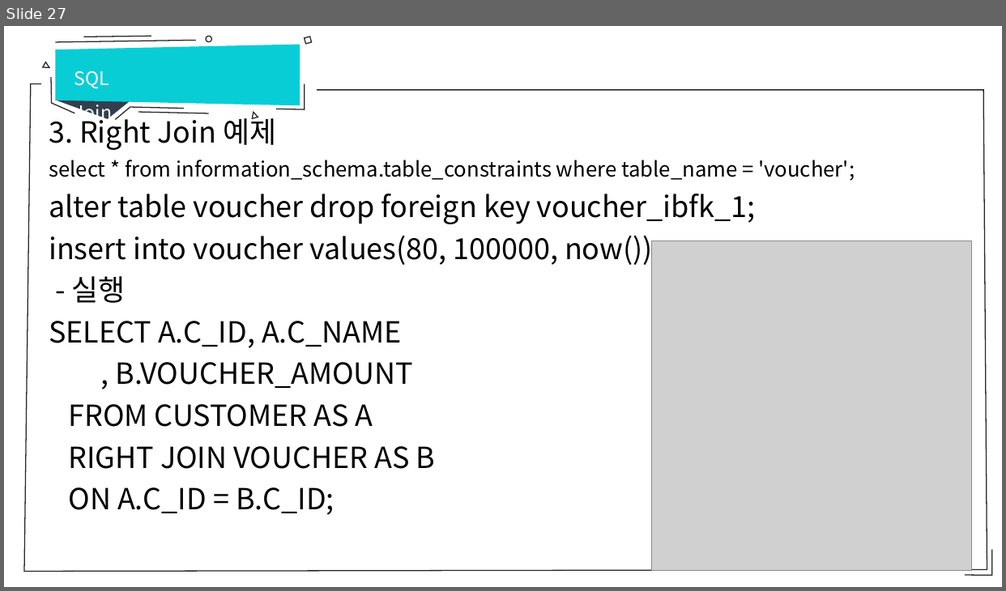
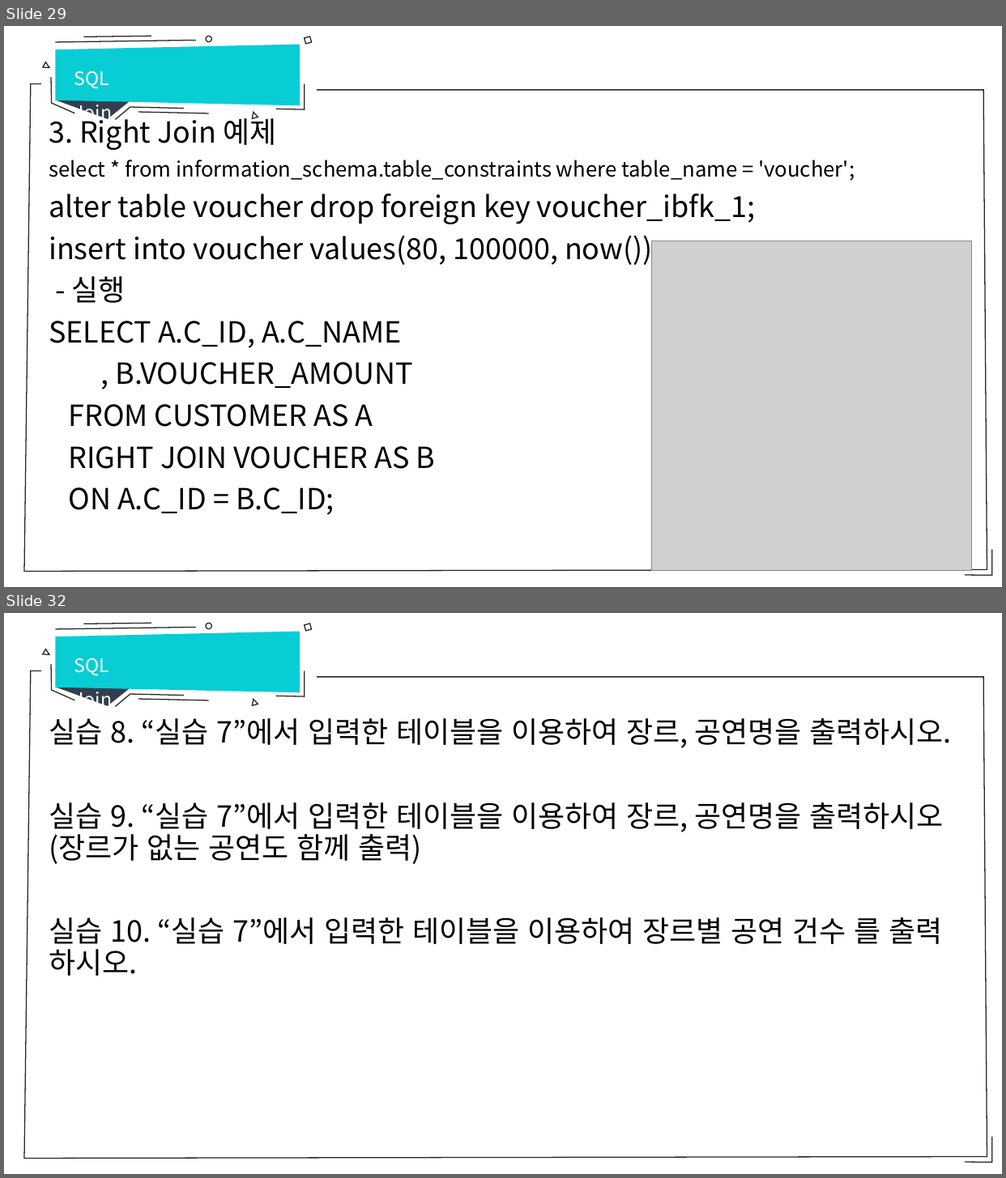
Before and after one commit to sumn-2020/lecture, a slide deck: database/8강 SQL Join.pptx. Shown one above the other, each under a label of ours: slide 27 before the commit, slides 29 and 32 after it; the slides between them are not shown. The pictures are 1006x591 and 1006x1178 pixels, drawn with LibreOffice and Linux fonts; fonts in the diff are those of the drawing; grey boxes stand for pictures. Boxes give left, top, right and bottom in pixels: in the first picture for what was removed or moved away, otherwise in the second. Text is boxed around its words. In the diff, an @@ line names an element or a change of style, - is before the commit and + after.

```diff
--- a/database/8강 SQL Join.pptx
+++ b/database/8강 SQL Join.pptx
@@ slide 32 added at <box>4,613,1002,1174</box>, background #FFFFFF; not listed: 14 template elements that a slide beside it also shows @@
@@ text added at <box>74,658,113,710</box>, 18 pt, text #FFFFFF @@
+SQL Join
@@ text added at <box>49,718,952,976</box>, 28 pt, text #000000 @@
+실습 8. “실습 7”에서 입력한 테이블을 이용하여 장르, 공연명을 출력하시오.
+실습 9. “실습 7”에서 입력한 테이블을 이용하여 장르, 공연명을 출력하시오(장르가 없는 공연도 함께 출력)
+실습 10. “실습 7”에서 입력한 테이블을 이용하여 장르별 공연 건수 를 출력 하시오.
@@ what was slide 27 is now slide 29 @@
```
Also in this commit, not shown: 5 other slides added, 4 other files.
